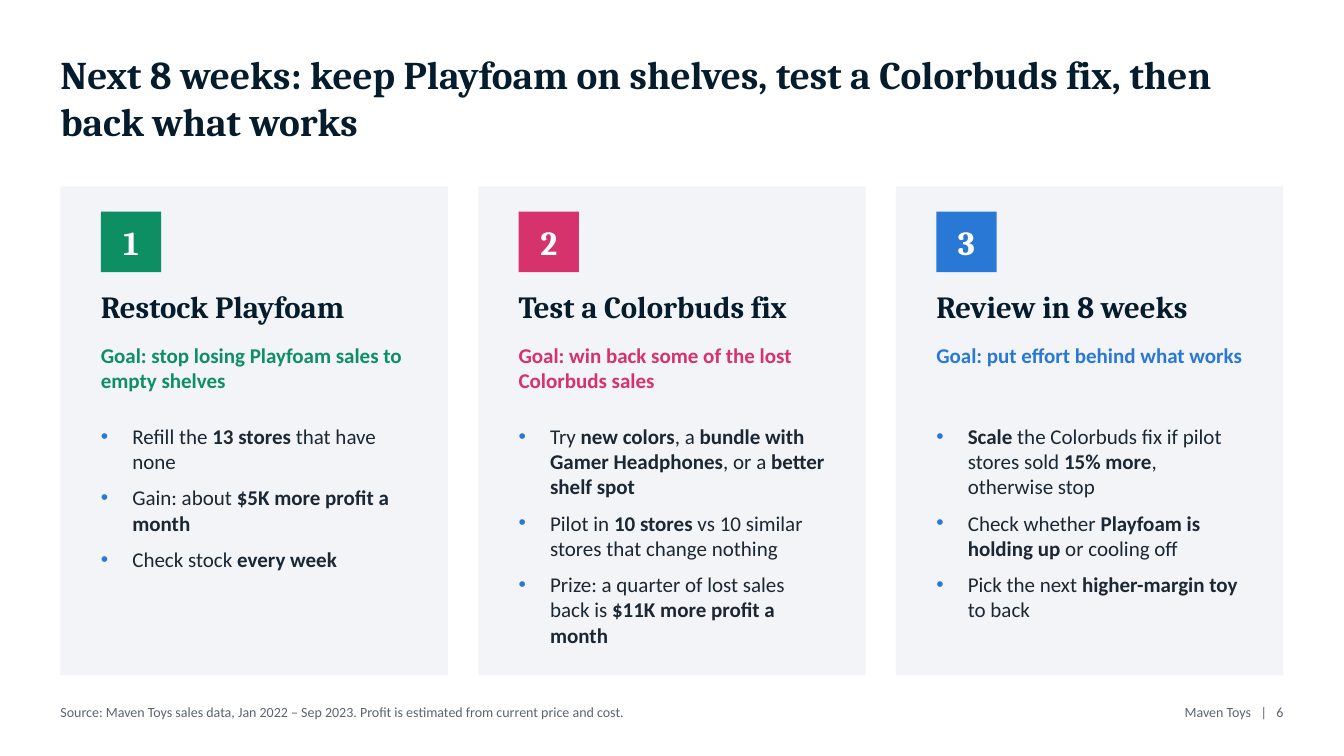
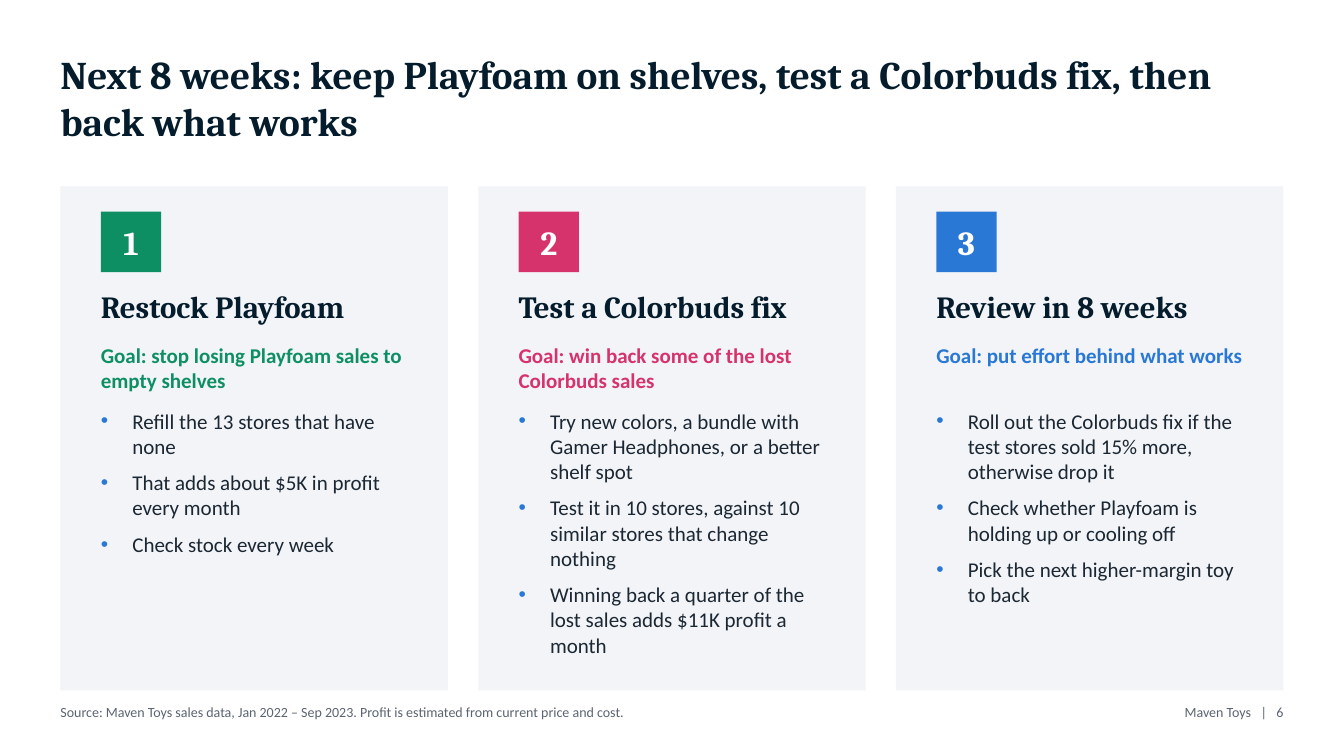
Before and after one commit to surajko9000/maven-toys-ai-analytics, a slide deck: slide 6 of site/deck/Colorbuds_to_Playfoam.pptx. Drawn at 1344x756 pixels with LibreOffice and Linux fonts; fonts in the diff are those of the drawing. Boxes give left, top, right and bottom in pixels: in the first picture for what was removed or moved away, otherwise in the second. Text is boxed around its words. In the diff, an @@ line names an element or a change of style, - is before the commit and + after.

```diff
--- a/site/deck/Colorbuds_to_Playfoam.pptx
+++ b/site/deck/Colorbuds_to_Playfoam.pptx
@@ rectangle: place and size @@
-rectangle at (60, 187, 448, 676)
+rectangle at (60, 187, 448, 691)
@@ rectangle: place and size @@
-rectangle at (478, 187, 865, 676)
+rectangle at (478, 187, 865, 691)
@@ rectangle: place and size @@
-rectangle at (896, 187, 1284, 676)
+rectangle at (896, 187, 1284, 691)
@@ text "Refill the 13 stores that ...": place and size @@
-text "Refill the 13 stores that ..." at (132, 429, 389, 571)
+text "Refill the 13 stores that ..." at (132, 414, 380, 556)
@@ text at (132, 414, 374, 556): bold off in "13 stores", "every week" @@
@@ text "Try new colors, a bundle ...": place and size @@
-text "Try new colors, a bundle ..." at (550, 429, 824, 643)
+text "Try new colors, a bundle ..." at (550, 414, 820, 653)
@@ text at (550, 414, 820, 483): bold off in "new colors, bundle with Gamer Headphones, better ..." @@
@@ text "Roll out the Colorbuds fix ...": place and size @@
-text "Roll out the Colorbuds fix ..." at (968, 429, 1237, 617)
+text "Roll out the Colorbuds fix ..." at (968, 414, 1233, 602)
@@ text at (968, 414, 1232, 483): text changed @@
-• Scale the Colorbuds fix if pilot stores sold 15% more, otherwise stop
+• Roll out the Colorbuds fix if the test stores sold 15% more, otherwise drop it
@@ text at (132, 475, 380, 519): text changed; bold off @@
-• Gain: about $5K more profit a month
+• That adds about $5K in profit every month
@@ text at (550, 500, 804, 653): text changed @@
-• Pilot in 10 stores vs 10 similar stores that change nothing
-• Prize: a quarter of lost sales back is $11K more profit a month
+• Test it in 10 stores, against 10 similar stores that change nothing
+• Winning back a quarter of the lost sales adds $11K profit a month
@@ text at (968, 500, 1233, 602): bold off in "Playfoam is holding up", "higher-margin toy" @@
```
Also in this commit, not shown: 3 other files.
